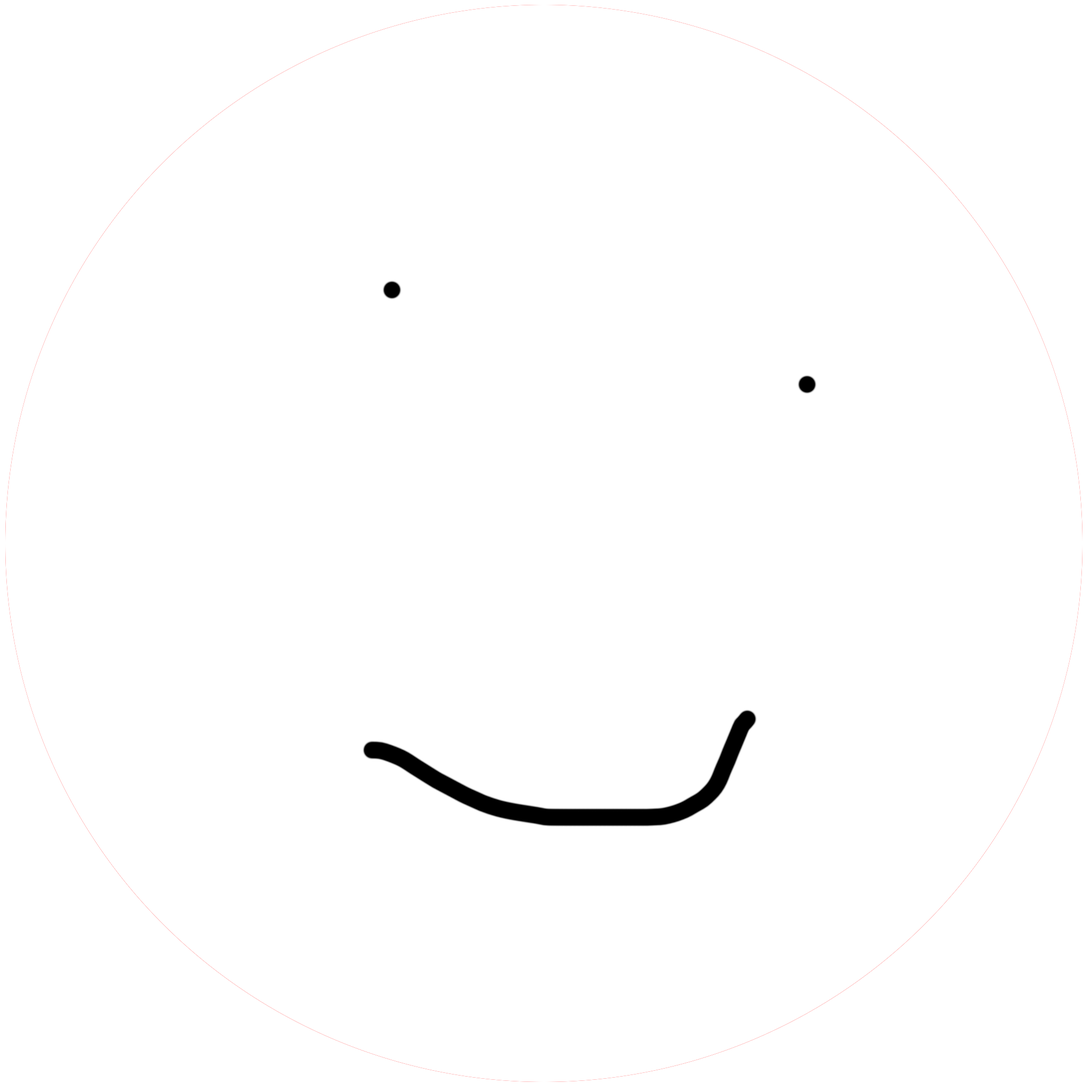
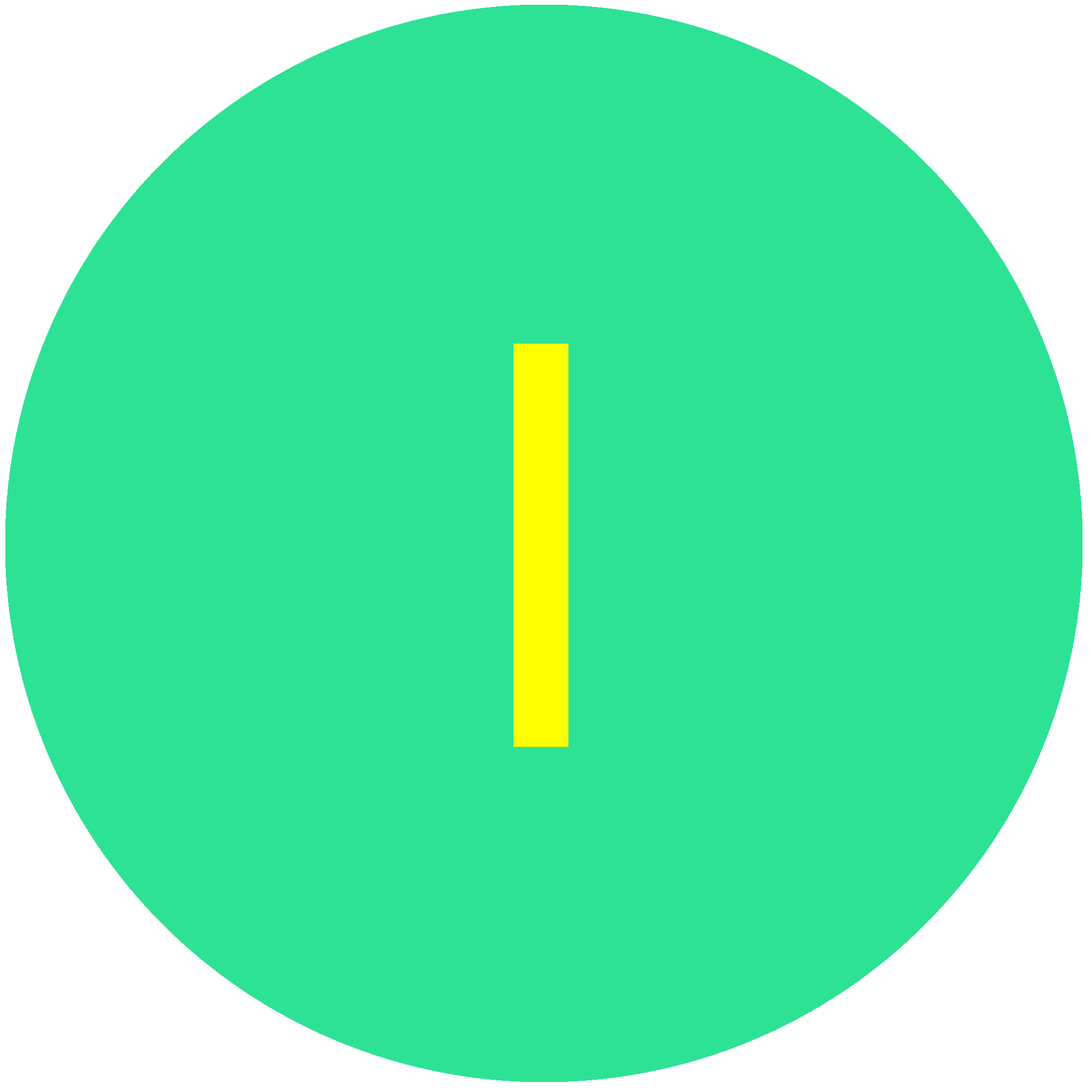
Layers edited between the first and the second (1091, 1091) image:
removed layer "Layer 2" over [311, 202, 812, 783]
added layer "nose" above "Layer 1" over [513, 343, 569, 748]
painted on "Layer 1" over [5, 4, 1083, 1083]
